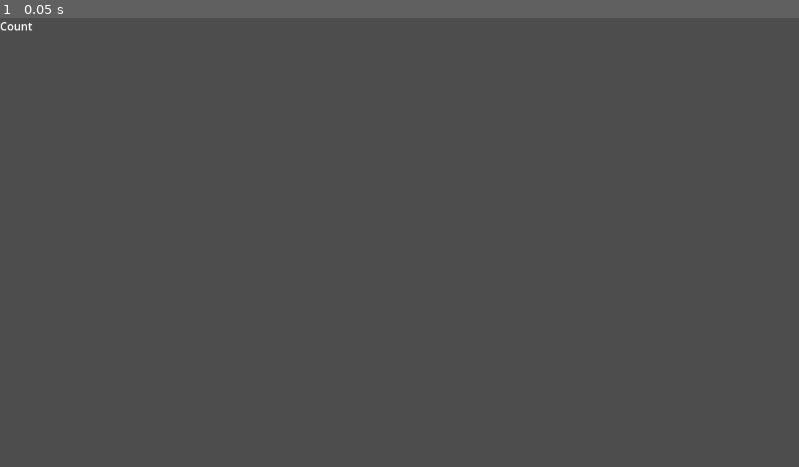
Above: before the commit, frame 1.
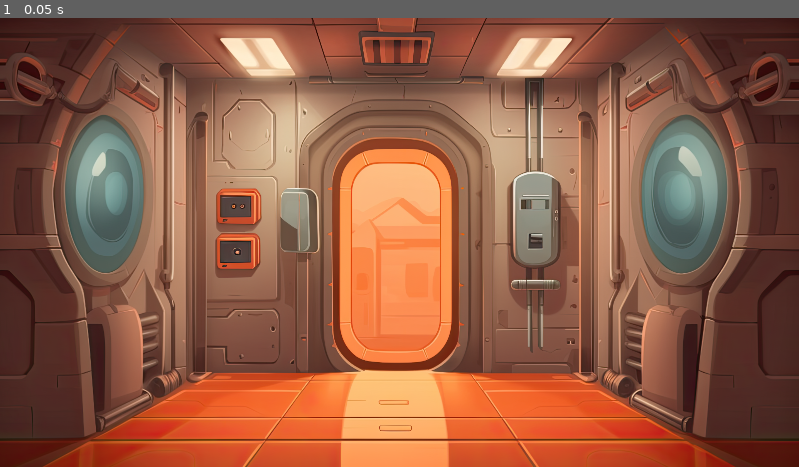
Above: after the commit, the same moment.

Repository: keyoni/PointClickEscape
Game: Godot game, scene res://main.tscn
Two runs of this game, one before a commit and one after it. Both use one fixed random seed, a clock stepped at 60 frames per second and the inputs below.
Inputs:
- Up to frame 1 (0.05 s): no input

The runs differ from the first frame. In frame 1, 97% of the frame differs, in the area x 0-100%, y 0-100%.

Commit message:
background for game

Diff:
--- a/PointClickEscape/main.tscn
+++ b/PointClickEscape/main.tscn
@@ -1,11 +1,19 @@
 [gd_scene load_steps=2 format=3 uid="uid://21fxr8uunmya"]
 
-[ext_resource type="Script" path="res://Label.gd" id="1_up5cw"]
+[ext_resource type="Texture2D" uid="uid://kj028jq76ptr" path="res://Assets/Backgrounds/pce2PanelBackground2.png" id="1_l23ry"]
 
 [node name="Main" type="Node2D"]
 
-[node name="Label" type="Label" parent="."]
-offset_right = 40.0
-offset_bottom = 23.0
-text = "Count"
-script = ExtResource("1_up5cw")
+[node name="Pce2PanelBackground2" type="Sprite2D" parent="."]
+visible = false
+position = Vector2(573.5, 330.5)
+scale = Vector2(0.393887, 0.405024)
+texture = ExtResource("1_l23ry")
+
+[node name="TextureRect" type="TextureRect" parent="."]
+offset_left = -17.0
+offset_top = -8.0
+offset_right = 1929.0
+offset_bottom = 1086.0
+texture = ExtResource("1_l23ry")
+expand_mode = 2
--- a/PointClickEscape/project.godot
+++ b/PointClickEscape/project.godot
@@ -18,3 +18,8 @@
 [autoload]
 
 GlobalData="*res://Singletons/GlobalData.gd"
+
+[display]
+
+window/size/viewport_width=1920
+window/size/viewport_height=1080
Binary file added: PointClickEscape/Assets/Backgrounds/pce2PanelBackground.png
Not shown, added: PointClickEscape/Assets/Backgrounds/pce2PanelBackground.png.import
Binary file added: PointClickEscape/Assets/Backgrounds/pce2PanelBackground2.png
Not shown, added: PointClickEscape/Assets/Backgrounds/pce2PanelBackground2.png.import
Binary file added: PointClickEscape/Singletons/pce2Panelx2.png
Not shown, added: PointClickEscape/Singletons/pce2Panelx2.png.import
